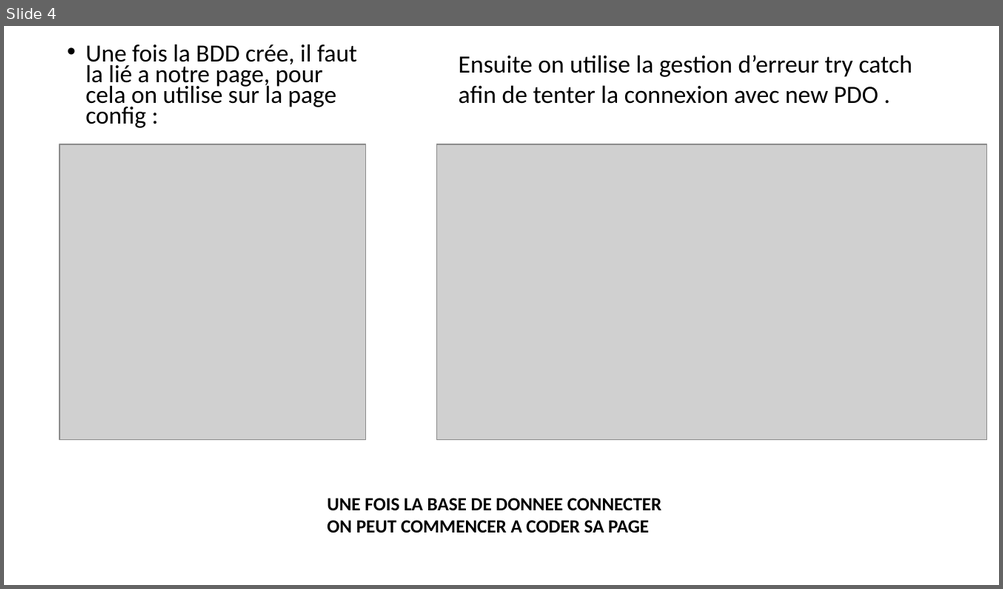
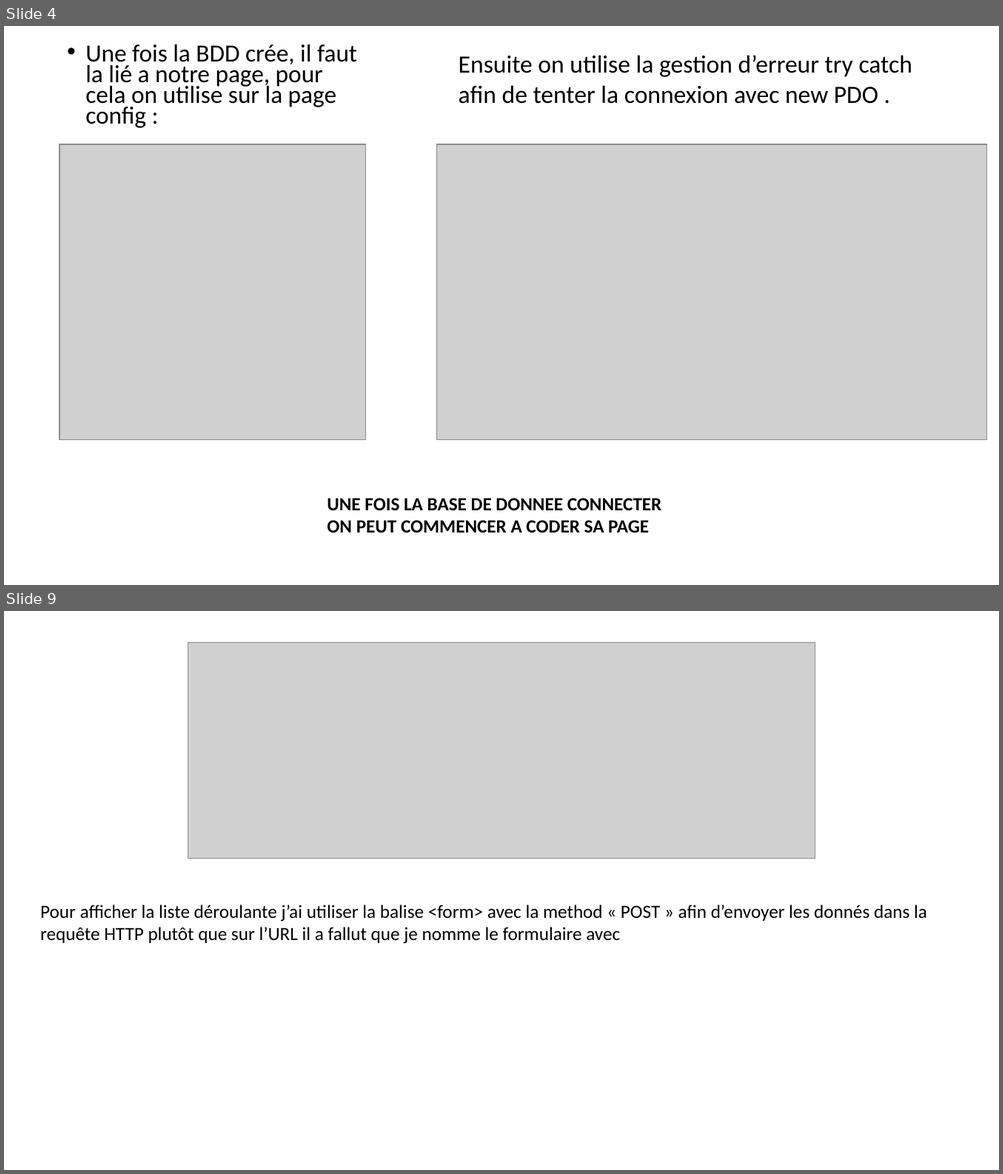
Before and after one commit to yamsmdj/OnePiece, a slide deck: bd/ONE PIECE.pptx. Shown one above the other, each under a label of ours: slide 4 before the commit, slides 4 and 9 after it; the slides between them are not shown. The pictures are 1003x589 and 1003x1174 pixels, drawn with LibreOffice and Linux fonts; fonts in the diff are those of the drawing; grey boxes stand for pictures. Boxes give left, top, right and bottom in pixels: in the first picture for what was removed or moved away, otherwise in the second. Text is boxed around its words. In the diff, an @@ line names an element or a change of style, - is before the commit and + after.

```diff
--- a/bd/ONE PIECE.pptx
+++ b/bd/ONE PIECE.pptx
@@ slide 9 added at (4, 611, 999, 1170), background #FFFFFF @@
@@ picture added at (188, 643, 815, 859) @@
@@ text added at (40, 905, 927, 944), 18 pt, text #000000 @@
+Pour afficher la liste déroulante j’ai utiliser la balise <form> avec la method « POST » afin d’envoyer les donnés dans la requête HTTP plutôt que sur l’URL il a fallut que je nomme le formulaire avec
```
Also in this commit, not shown: 5 slides changed, 5 other slides added, 12 other files.
